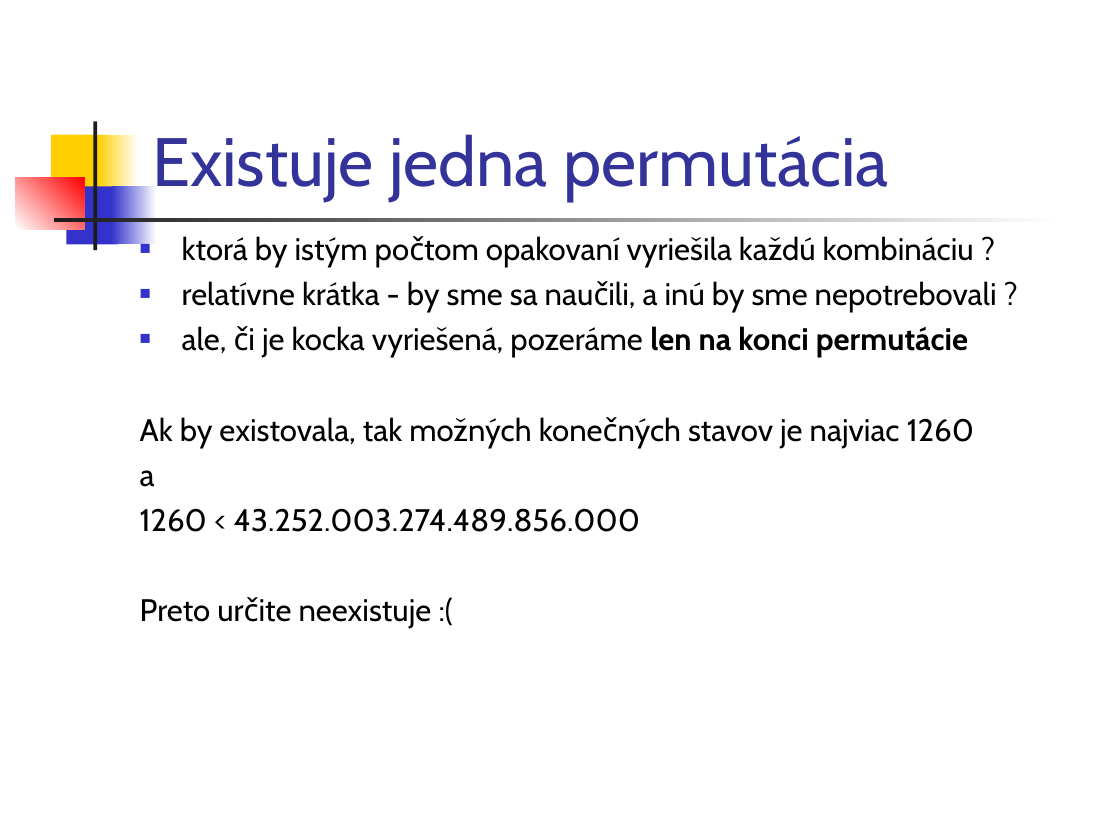
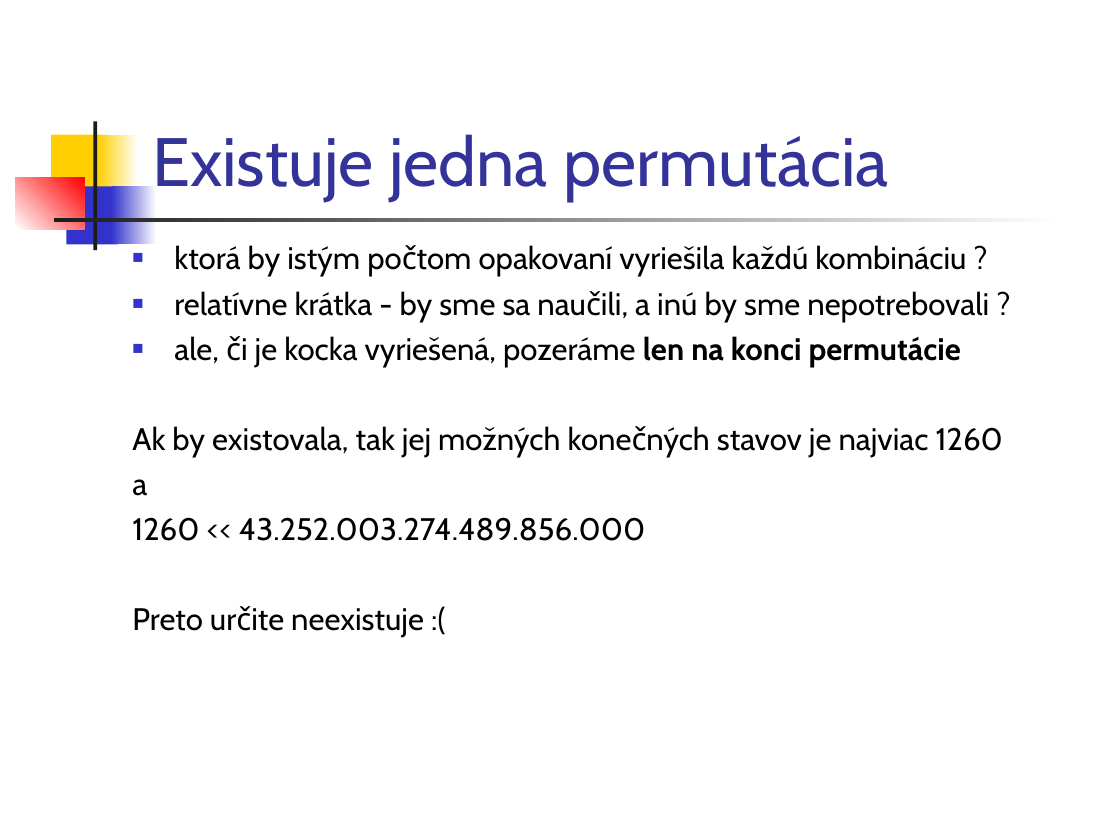
Before and after one commit to paradigmy/Kod, a slide deck: slide 11 of CV09/Rubik.ppt. Drawn at 1120x840 pixels with LibreOffice and Linux fonts; fonts in the diff are those of the drawing. Boxes give left, top, right and bottom in pixels: in the first picture for what was removed or moved away, otherwise in the second. Text is boxed around its words. In the diff, an @@ line names an element or a change of style, - is before the commit and + after.

```diff
--- a/CV09/Rubik.ppt
+++ b/CV09/Rubik.ppt
@@ text "ktorá by istým počtom opakovaní ...": place and size @@
-text "ktorá by istým počtom opakovaní ..." at [140,236,997,628]
+text "ktorá by istým počtom opakovaní ..." at [132,245,1003,638]
@@ text at [132,426,1003,457]: text changed @@
-Ak by existovala, tak možných konečných stavov je najviac 1260
+Ak by existovala, tak jej možných konečných stavov je najviac 1260
@@ text at [132,517,645,541]: text changed @@
-1260 < 43.252.003.274.489.856.000
+1260 << 43.252.003.274.489.856.000
```
Also in this commit, not shown: 10 other slides changed, 1 other file.
